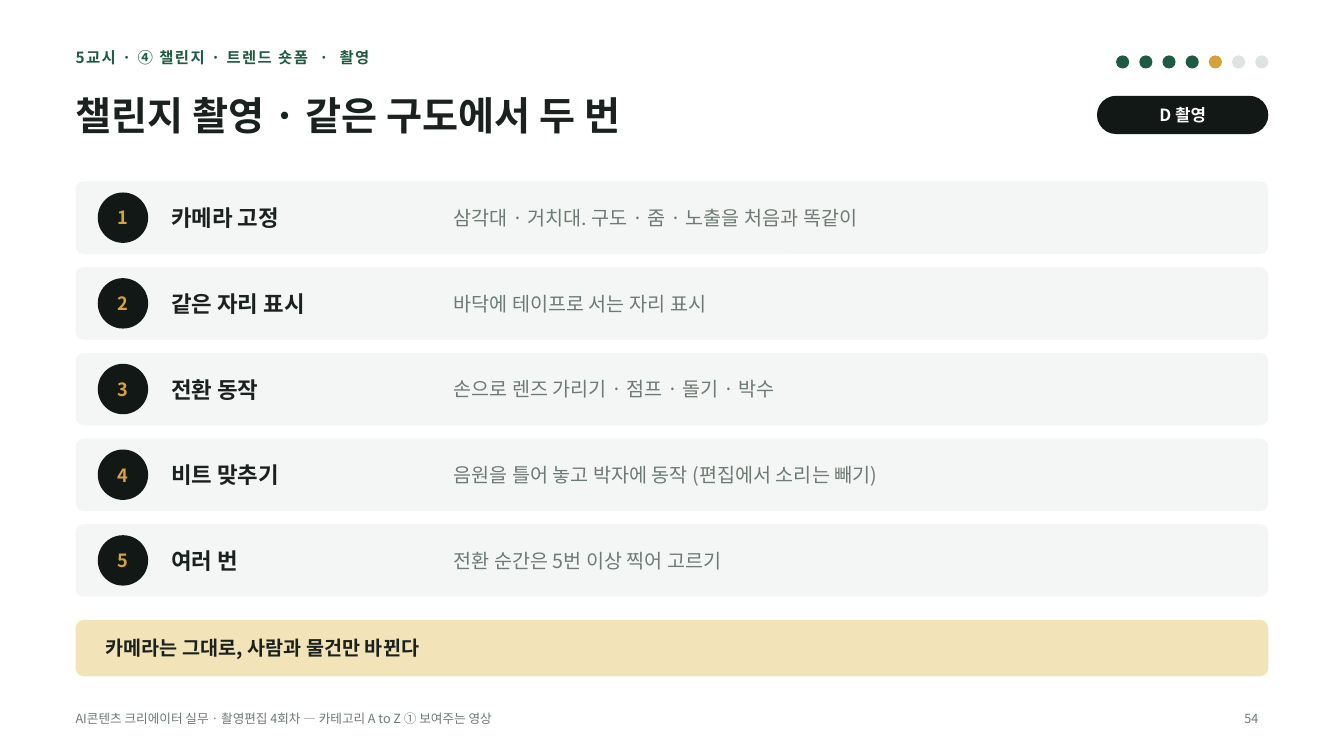
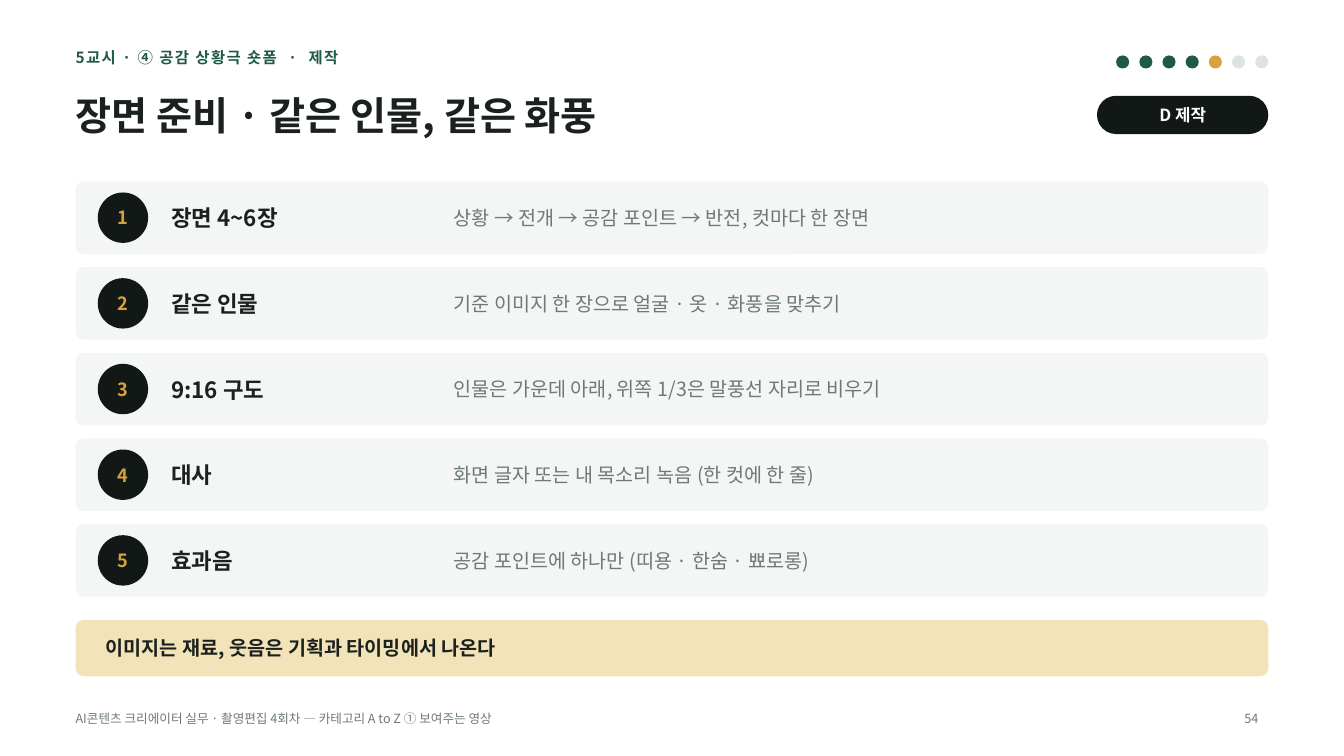
Before and after one commit to yujida/MARUBIT, a slide deck: slide 54 of lectures/04/4회차_카테고리AtoZ_보여주는영상_슬라이드.pptx. Drawn at 1344x756 pixels with LibreOffice and Linux fonts; fonts in the diff are those of the drawing. Boxes give left, top, right and bottom in pixels: in the first picture for what was removed or moved away, otherwise in the second. Text is boxed around its words. In the diff, an @@ line names an element or a change of style, - is before the commit and + after.

```diff
--- a/lectures/04/4회차_카테고리AtoZ_보여주는영상_슬라이드.pptx
+++ b/lectures/04/4회차_카테고리AtoZ_보여주는영상_슬라이드.pptx
@@ text at [76, 50, 339, 65]: text changed @@
-5교시 · ④ 챌린지 · 트렌드 숏폼 · 촬영
+5교시 · ④ 공감 상황극 숏폼 · 제작
@@ title at [76, 97, 597, 139]: text changed @@
-챌린지 촬영 · 같은 구도에서 두 번
+장면 준비 · 같은 인물, 같은 화풍
@@ text at [1159, 107, 1206, 123]: text changed @@
-D 촬영
+D 제작
@@ text at [171, 207, 278, 228]: text changed @@
-카메라 고정
+장면 4~6장
@@ text at [454, 208, 869, 229]: text changed @@
-삼각대 · 거치대. 구도 · 줌 · 노출을 처음과 똑같이
+상황 → 전개 → 공감 포인트 → 반전, 컷마다 한 장면
@@ text at [171, 293, 258, 314]: text changed @@
-같은 자리 표시
+같은 인물
@@ text at [454, 295, 841, 313]: text changed @@
-바닥에 테이프로 서는 자리 표시
+기준 이미지 한 장으로 얼굴 · 옷 · 화풍을 맞추기
@@ text at [171, 380, 264, 400]: text changed @@
-전환 동작
+9:16 구도
@@ text at [454, 380, 881, 400]: text changed @@
-손으로 렌즈 가리기 · 점프 · 돌기 · 박수
+인물은 가운데 아래, 위쪽 1/3은 말풍선 자리로 비우기
@@ text at [171, 464, 212, 485]: text changed @@
-비트 맞추기
+대사
@@ text at [454, 466, 814, 486]: text changed @@
-음원을 틀어 놓고 박자에 동작 (편집에서 소리는 빼기)
+화면 글자 또는 내 목소리 녹음 (한 컷에 한 줄)
@@ text at [171, 550, 233, 571]: text changed @@
-여러 번
+효과음
@@ text at [454, 552, 809, 572]: text changed @@
-전환 순간은 5번 이상 찍어 고르기
+공감 포인트에 하나만 (띠용 · 한숨 · 뾰로롱)
@@ text at [106, 638, 496, 659]: text changed @@
-카메라는 그대로, 사람과 물건만 바뀐다
+이미지는 재료, 웃음은 기획과 타이밍에서 나온다
```
Also in this commit, not shown: 23 other slides changed, 4 other files.
